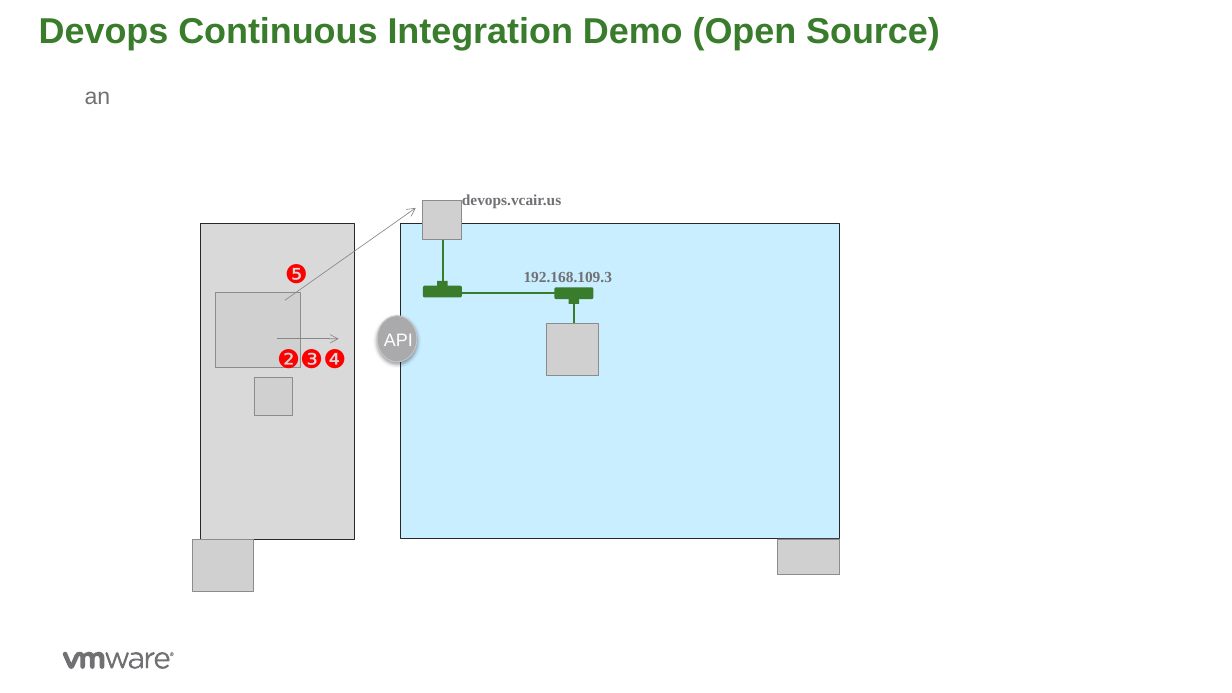
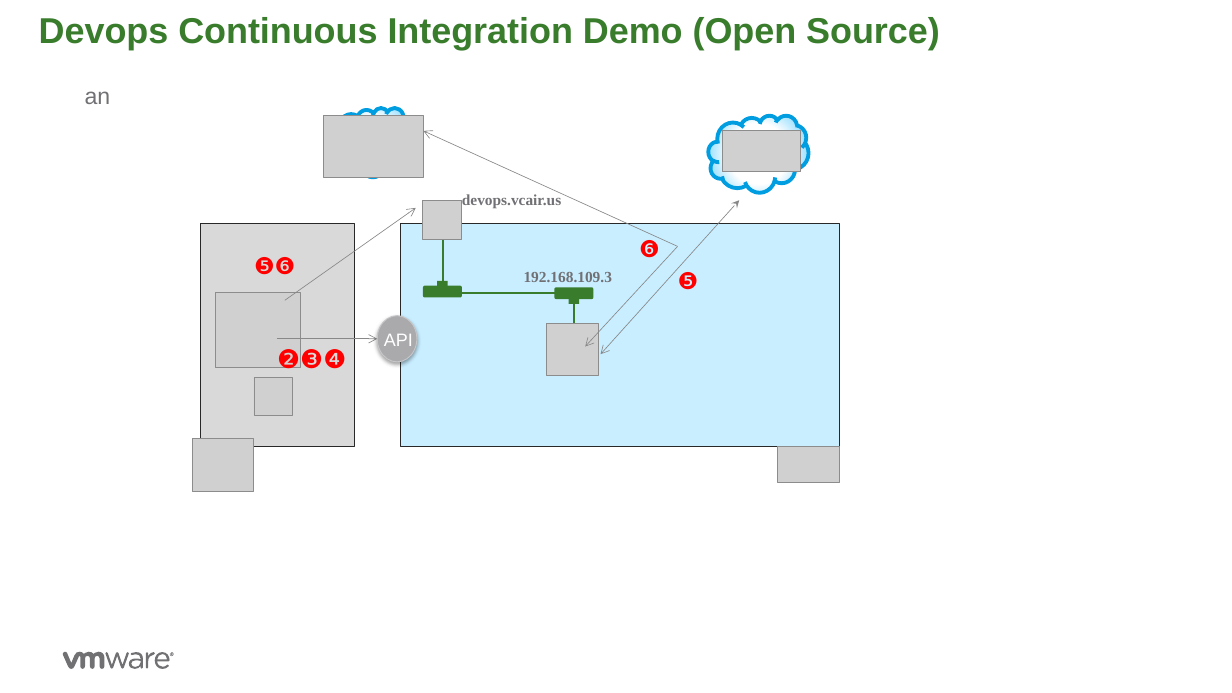
Before and after one commit to rdbwebster/vcadevops, a slide deck: slide 20 of DevopsDemo.pptx. Drawn at 1232x693 pixels with LibreOffice and Linux fonts; fonts in the diff are those of the drawing; grey boxes stand for pictures; background and template pictures are left out. Boxes give left, top, right and bottom in pixels: in the first picture for what was removed or moved away, otherwise in the second. Text is boxed around its words. In the diff, an @@ line names an element or a change of style, - is before the commit and + after.

```diff
--- a/DevopsDemo.pptx
+++ b/DevopsDemo.pptx
@@ picture added at [323,116,423,177] @@
@@ cloud added at [331,108,413,177], fill gradient #FFFFFF to #59CCFE, outline #009EE3 3 pt @@
@@ cloud added at [708,116,808,192], fill gradient #FFFFFF to #59CCFE, outline #009EE3 3 pt @@
@@ arrow added from (677, 247) to (423, 131), #888888 0.5 pt @@
@@ picture added at [722,131,800,172] @@
@@ double arrow added from (739, 201) to (601, 354), #888888 0.5 pt @@
@@ rectangle: place and size @@
-rectangle at [200,224,354,540]
+rectangle at [200,224,354,447]
@@ rectangle: place and size @@
-rectangle at [400,224,839,540]
+rectangle at [400,224,839,447]
@@ text added at [639,238,660,258], 18 pt, text #FF0000 @@
+❻
@@ text added at [254,257,295,275], 18 pt, text #FF0000 @@
+❺❻
@@ arrow added from (677, 247) to (585, 347), #888888 0.5 pt @@
@@ text "❺": place and size @@
-text "❺" at [285,264,308,289]
+text "❺" at [678,272,699,290]
@@ text "❺" at [678,272,699,290]: size 20 to 18 pt @@
@@ arrow moved from (277, 339) - (338, 339) to (277, 339) - (377, 339) @@
@@ picture: place and size @@
-picture at [192,539,253,592]
+picture at [192,439,253,492]
@@ picture: place and size @@
-picture at [777,539,839,575]
+picture at [777,446,839,482]
```
Also in this commit, not shown: 1 other slide changed, 1 slide added, 3 other files.
